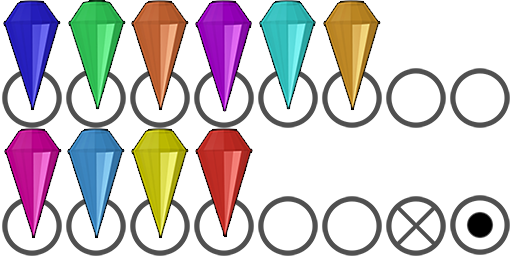
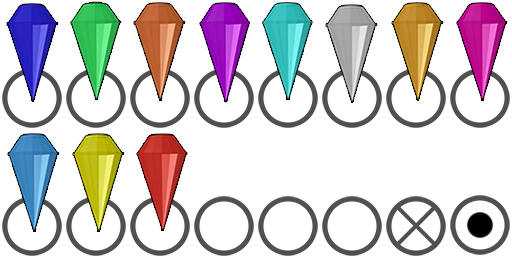
Revision of a layered 512x256 image; what changed, layer by layer:
painted on "red" over [137, 129, 252, 237]
painted on "yellow" over [73, 129, 188, 238]
painted on "teal" over [8, 129, 124, 238]
painted on "pink" over [5, 3, 507, 238]
painted on "prange" over [324, 1, 443, 110]
added layer "silver" in group "crystals" over [326, 5, 377, 103]
painted on "aqua" over [260, 1, 315, 109]
painted on "purple" over [196, 1, 251, 111]
painted on "garnet" over [132, 1, 188, 110]
painted on "green" over [69, 0, 125, 109]
painted on "blue" over [4, 1, 60, 110]
removed layer "Layer 11" from group "icons" over [18, 68, 111, 111]
painted on "completed" over [18, 68, 111, 111]
